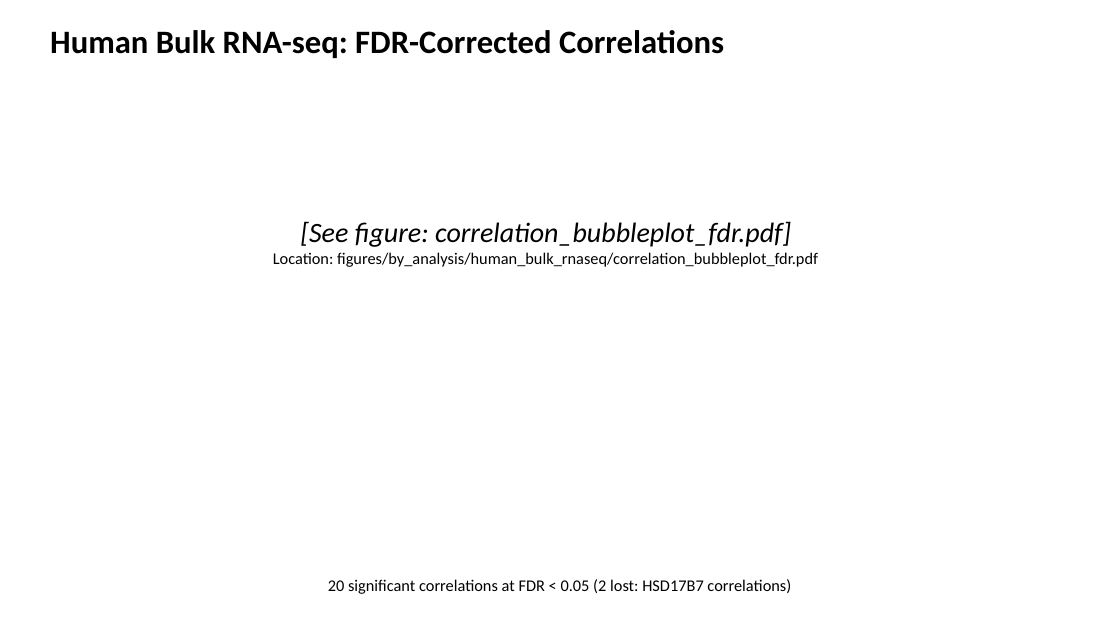
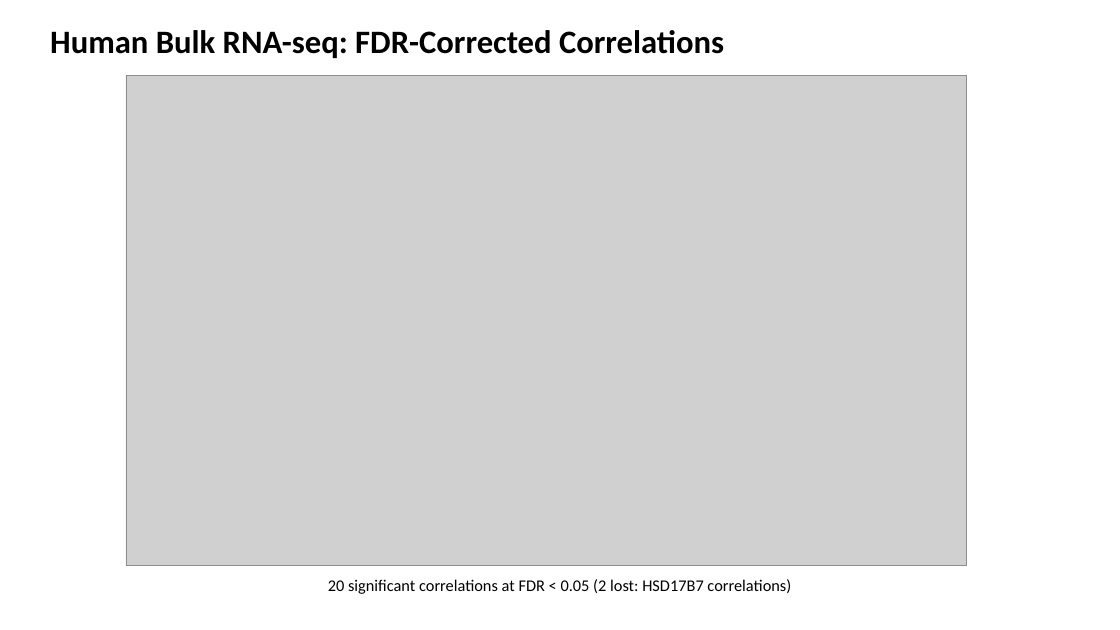
Before and after one commit to leeoesterreich/ERpBRCA_OlderWomen, a slide deck: slide 5 of docs/biostatistical_corrections_summary.pptx. Drawn at 1120x630 pixels with LibreOffice and Linux fonts; fonts in the diff are those of the drawing; grey boxes stand for pictures. Boxes give left, top, right and bottom in pixels: in the first picture for what was removed or moved away, otherwise in the second. Text is boxed around its words. In the diff, an @@ line names an element or a change of style, - is before the commit and + after.

```diff
--- a/docs/biostatistical_corrections_summary.pptx
+++ b/docs/biostatistical_corrections_summary.pptx
@@ picture added at [126, 76, 966, 565] @@
@@ text removed at [273, 221, 818, 267] @@
-[See figure: correlation_bubbleplot_fdr.pdf]
-Location: figures/by_analysis/human_bulk_rnaseq/correlation_bubbleplot_fdr.pdf
```
Also in this commit, not shown: 3 other slides changed, 34 other files.
